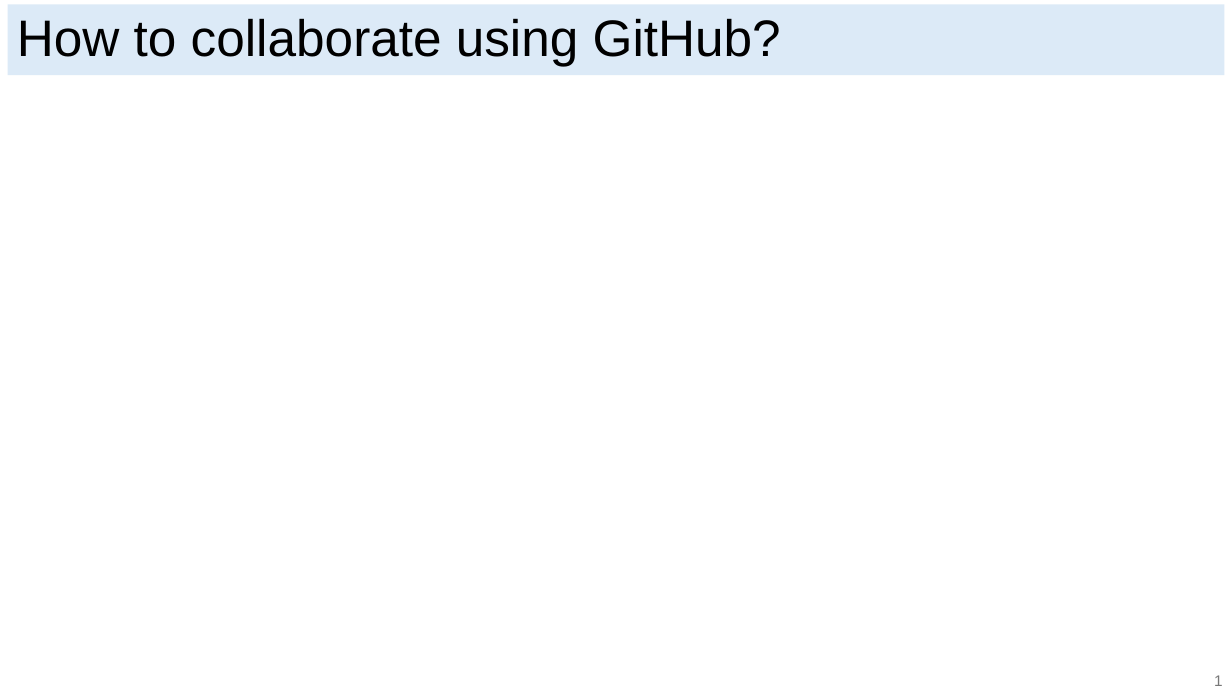
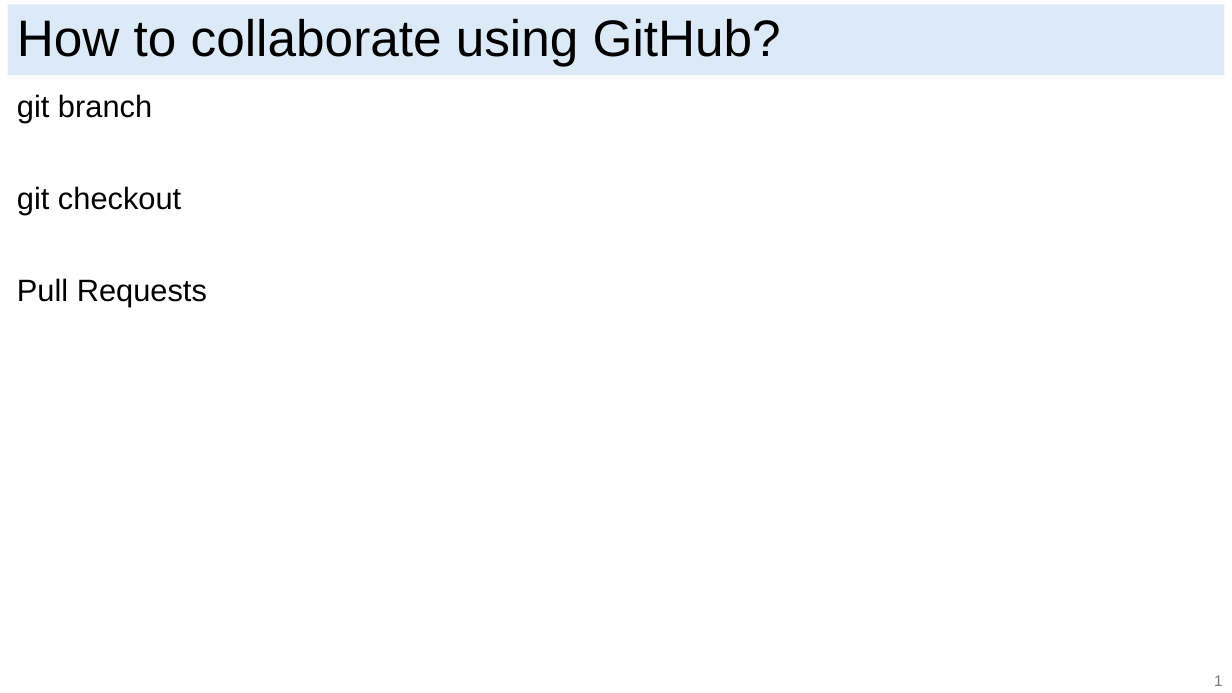
Before and after one commit to ericjmei/git_python_workshop, a slide deck: slide 5 of slides/git_slides.pptx (slide 6 before the commit). Drawn at 1232x693 pixels with LibreOffice and Linux fonts; fonts in the diff are those of the drawing. Boxes give left, top, right and bottom in pixels: in the first picture for what was removed or moved away, otherwise in the second. Text is boxed around its words. In the diff, an @@ line names an element or a change of style, - is before the commit and + after.

```diff
--- a/slides/git_slides.pptx
+++ b/slides/git_slides.pptx
@@ text added at (17,94,207,307), 24 pt, text #000000 @@
+git branch
+git checkout
+Pull Requests
```
Also in this commit, not shown: 4 other slides changed, 1 slide removed.
